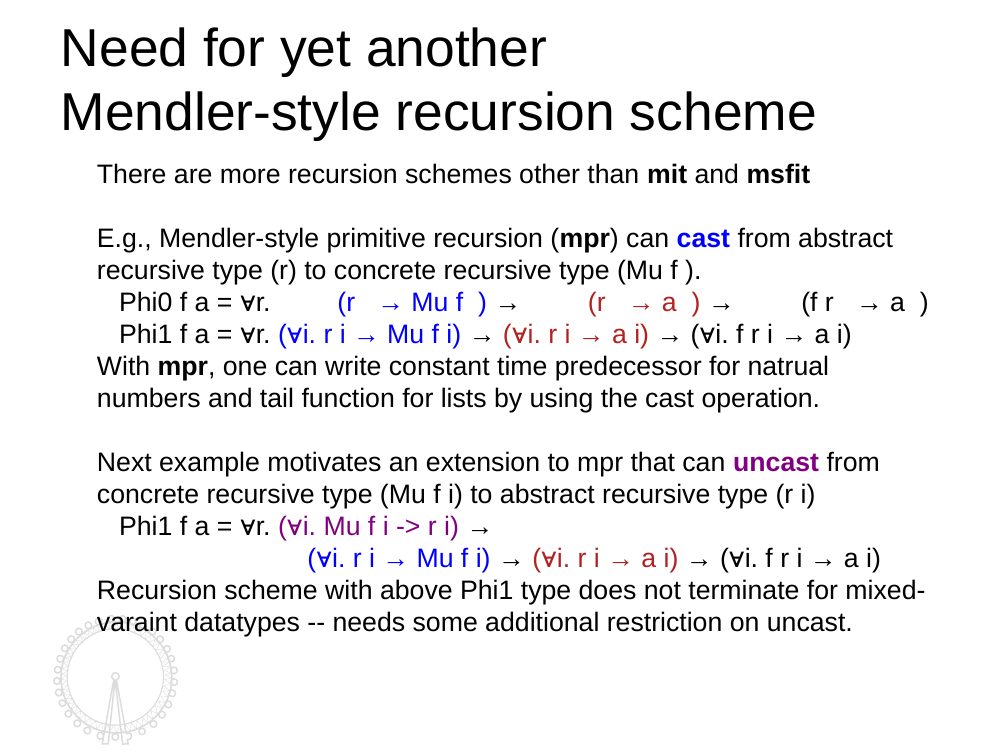
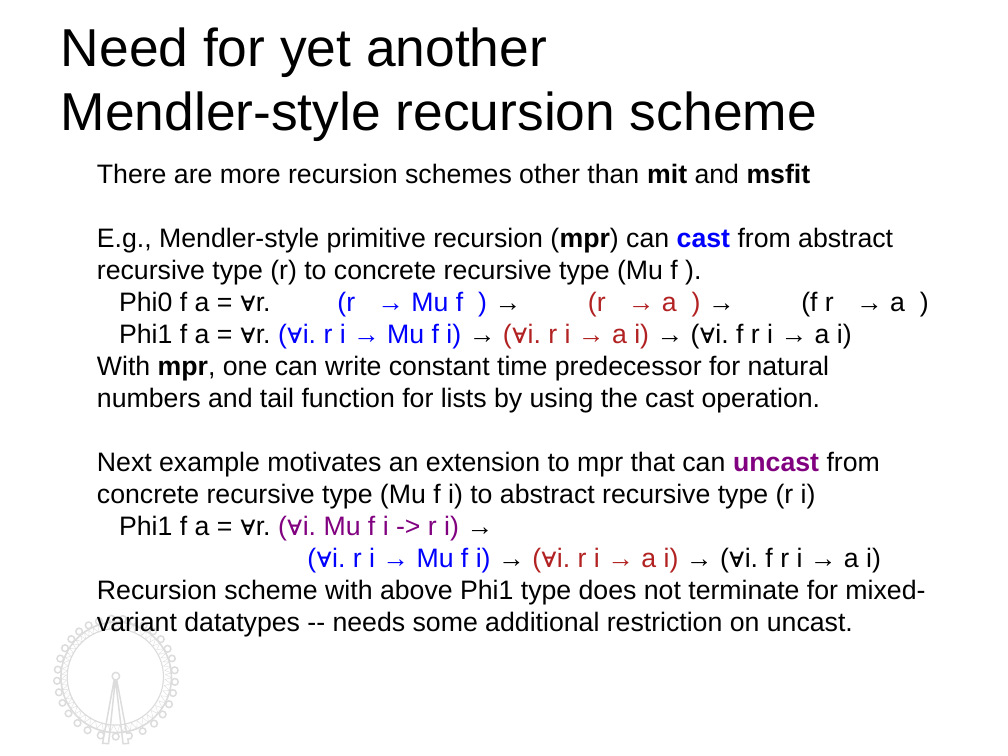
Before and after one commit to kyagrd/naxPapers, a slide deck: slide 14 of draft/TYPES13/ppt/myslide.odp. Drawn at 1008x756 pixels with LibreOffice and Linux fonts; fonts in the diff are those of the drawing. Boxes give left, top, right and bottom in pixels: in the first picture for what was removed or moved away, otherwise in the second. Text is boxed around its words. In the diff, an @@ line names an element or a change of style, - is before the commit and + after.

```diff
--- a/draft/TYPES13/ppt/myslide.odp
+++ b/draft/TYPES13/ppt/myslide.odp
@@ text at (x1=97, y1=355, x2=830, y2=413): text changed @@
-With mpr, one can write constant time predecessor for natrual numbers and tail function for lists by using the cast operation.
+With mpr, one can write constant time predecessor for natural numbers and tail function for lists by using the cast operation.
@@ text at (x1=97, y1=579, x2=925, y2=637): text changed @@
-Recursion scheme with above Phi1 type does not terminate for mixed-varaint datatypes -- needs some additional restriction on uncast.
+Recursion scheme with above Phi1 type does not terminate for mixed-variant datatypes -- needs some additional restriction on uncast.
@@ outline redrawn in 3 elements at (x1=61, y1=623, x2=172, y2=734), (x1=61, y1=623, x2=171, y2=734), (x1=53, y1=616, x2=178, y2=744) @@
```
Also in this commit, not shown: 16 other slides changed, 1 other file.
